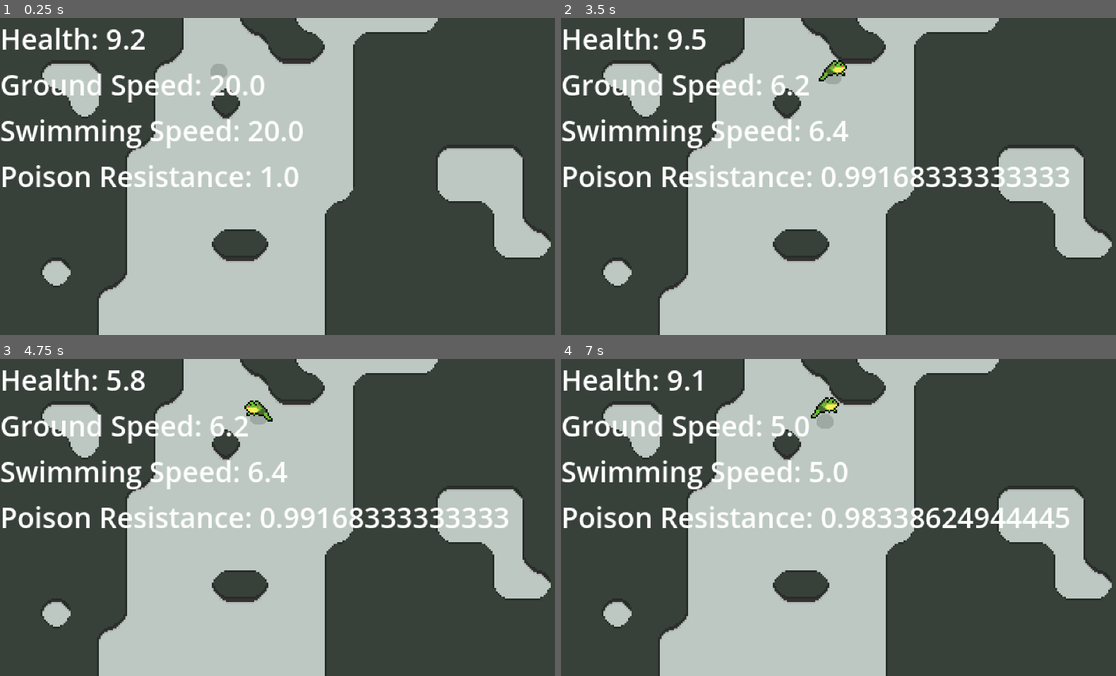
Above: before the commit, frames 1-4 (two rows, left to right).
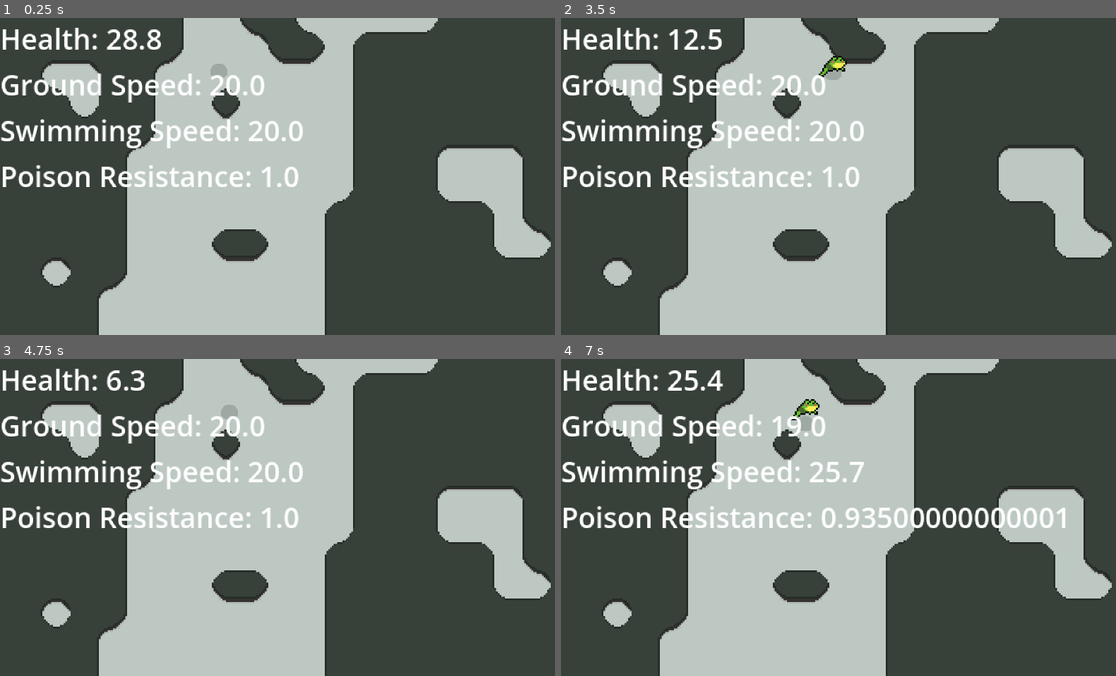
Above: after the commit, the same moments.

Repository: MiladTuma/Micro-Jam-Evolution
Game: Godot game, scene res://Scenes/main.tscn
Two runs of this game, one before a commit and one after it. Both use one fixed random seed, a clock stepped at 60 frames per second and the inputs below.
Inputs:
- Up to frame 1 (0.25 s): no input
- Up to frame 2 (3.5 s): hold Right (right) 0.53-1.28 s; hold Down (down) 1.28-2.03 s; hold Right (right) 2.03-2.78 s; hold Up (up) from 2.78 s (still down)
- Up to frame 3 (4.75 s): release Up (up) at 3.53 s; hold Left (left) from 3.53 s (still down)
- Up to frame 4 (7 s): release Left (left) at 5.03 s; hold Down (down) 5.03-5.78 s; hold Right (right) 5.78-6.53 s; hold Up (up) from 6.53 s (still down)

The runs differ from the first frame. In frame 1, 0.3% of the frame differs, in the area x 19-30%, y 3-10%; in frame 2, 2.4%, in the area x 19-92%, y 3-54%; in frame 3, 2.3%; in frame 4, 2.3%.

Commit message:
testing and adjustion of values
renewed evolution speed of speed and poison damage, renewed hp

Diff:
--- a/Entities/Player/player.gd
+++ b/Entities/Player/player.gd
@@ -54,7 +54,7 @@
 		start_jump()
 
 func _process(delta: float) -> void:
-	current_health -= (3 * poison_resistance) * delta
+	current_health -= (5 * poison_resistance) * delta
 
 	if current_health == 0 and not is_evolutioning:
 		evolution()
@@ -66,7 +66,7 @@
 
 var is_evolutioning : bool = false
 
-var max_health : float = 10
+var max_health : float = 30
 var current_health: float = max_health:
 	set(value):
 		current_health = max(0, value)
@@ -98,8 +98,8 @@
 	SWIMMINGSPEED *= swimming_speed_coefficient
 	poison_resistance *= poison_resistance_coefficient
 
-	ground_speed_coefficient = original_ground_speed
-	swimming_speed_coefficient = original_swimming_speed
+	ground_speed_coefficient = original_ground_speed * poison_resistance
+	swimming_speed_coefficient = original_swimming_speed * poison_resistance
 	poison_resistance_coefficient = original_poison_resistance
 
 	current_health = max_health
@@ -113,11 +113,11 @@
 func learn_evolution(delta):
 	if input_vector != Vector2.ZERO:
 		if current_terrain==Terrain.GROUND:
-			ground_speed_coefficient += 0.01 * delta
+			ground_speed_coefficient += 0.3 * delta * poison_resistance
 		if current_terrain==Terrain.WATER:
-			swimming_speed_coefficient += 0.01 * delta
+			swimming_speed_coefficient += 0.3 * delta * poison_resistance
 
-	poison_resistance_coefficient -= 0.001 * delta
+	poison_resistance_coefficient -= 0.01 * delta
 
 func start_jump() -> void:
 	isJumping = true
